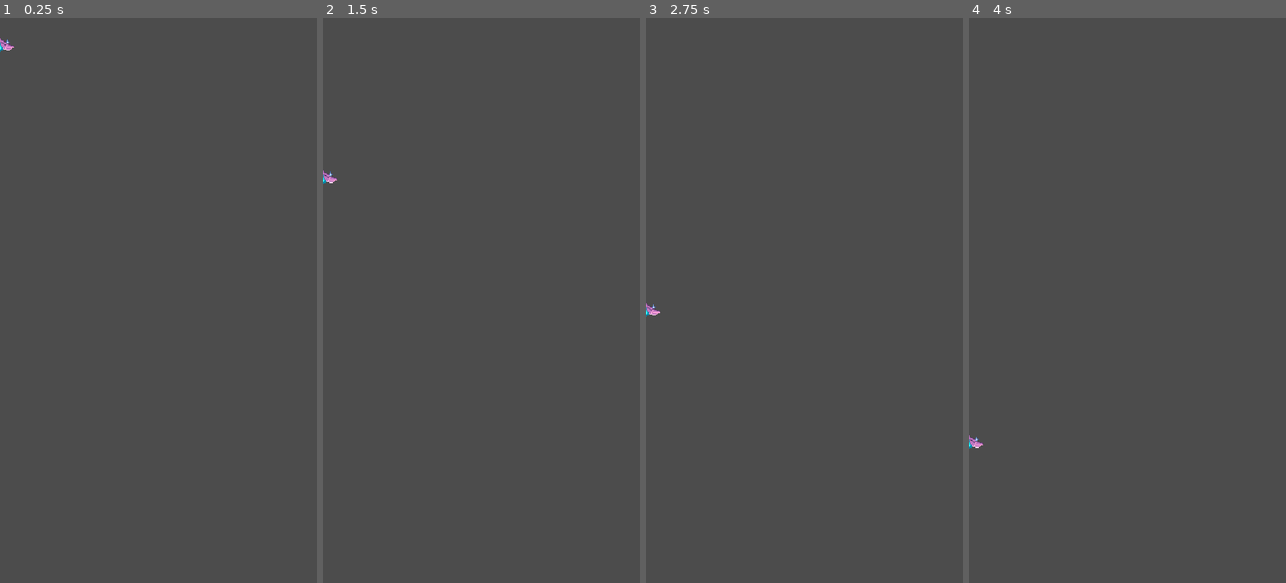
Above: before the commit, frames 1-4 (left to right).
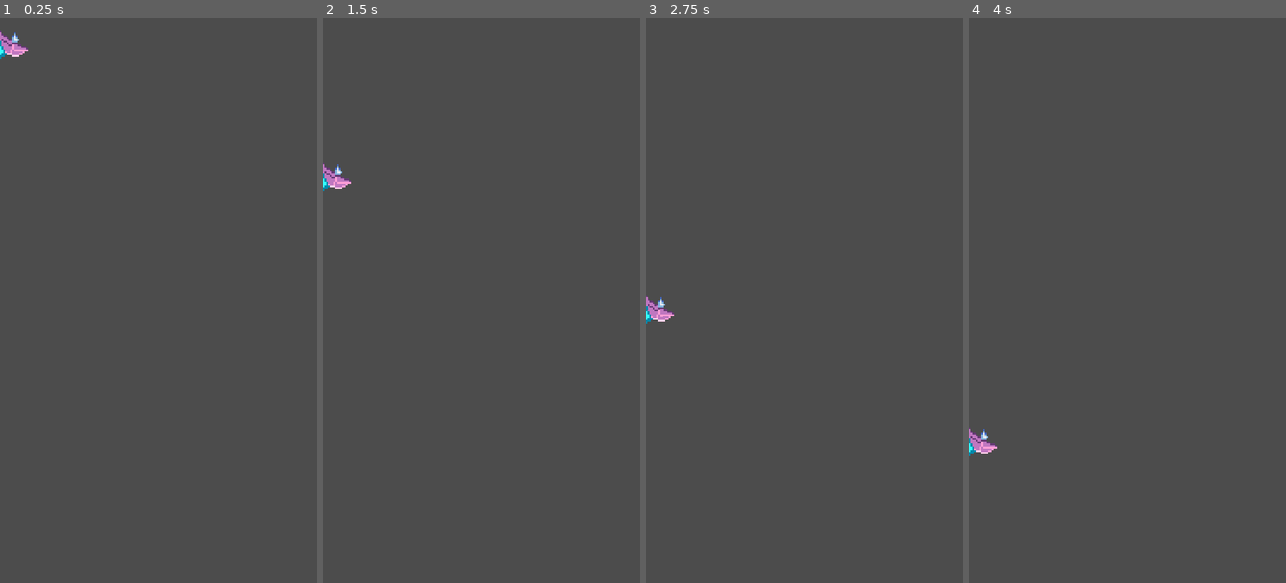
Above: after the commit, the same moments.

Repository: Gui-dev/space-shooter
Game: Godot game, scene res://scenes/enemies/enemy_medium.tscn
The game is run twice, just before and just after one commit, with the same random seed, the same clock (stepped at 60 frames per second) and the same inputs. The project has no main scene, so this scene is started directly.
Inputs:
- Up to frame 1 (0.25 s): no input
- Up to frame 2 (1.5 s): hold Right (ui_right) 0.53-1.28 s; hold Down (ui_down) from 1.28 s (still down)
- Up to frame 3 (2.75 s): release Down (ui_down) at 2.03 s; hold Right (ui_right) from 2.03 s (still down)
- Up to frame 4 (4 s): release Right (ui_right) at 2.78 s; hold Up (ui_up) 2.78-3.53 s; hold Left (ui_left) from 3.53 s (still down)

The runs differ from the first frame. In frame 1, 0.2% of the frame differs, in the area x 0-9%, y 2-8%; in frame 2, 0.2%, in the area x 0-9%, y 25-31%; in frame 3, 0.2%; in frame 4, 0.2%.

Commit message:
feat: add increasing the scale

Diff:
--- a/scenes/enemies/enemy_medium.tscn
+++ b/scenes/enemies/enemy_medium.tscn
@@ -23,8 +23,9 @@
 } ]
 
 [node name="EnemyMedium" instance=ExtResource( 1 )]
+scale = Vector2( 2, 2 )
 velocity = Vector2( 0, 2 )
-custom_explosion_scale = Vector2( 3, 3 )
+custom_explosion_scale = Vector2( 2, 2 )
 collision_damage = 1
 health = 4
 score = 2
@@ -36,6 +37,7 @@
 [node name="texture" parent="." index="1"]
 frames = SubResource( 4 )
 animation = "idle"
+frame = 1
 playing = true
 
 [node name="spawn_shoot" parent="." index="2"]
--- a/scenes/enemies/enemy_small.tscn
+++ b/scenes/enemies/enemy_small.tscn
@@ -23,9 +23,9 @@
 } ]
 
 [node name="EnemySmall" instance=ExtResource( 1 )]
-position = Vector2( 74, 17 )
+scale = Vector2( 2, 2 )
 velocity = Vector2( 0, 3 )
-custom_explosion_scale = Vector2( 2, 2 )
+custom_explosion_scale = Vector2( 1, 1 )
 collision_damage = 1
 health = 3
 score = 3
@@ -37,7 +37,6 @@
 [node name="texture" parent="." index="1"]
 frames = SubResource( 4 )
 animation = "idle"
-frame = 1
 playing = true
 
 [node name="spawn_shoot" parent="." index="2"]
